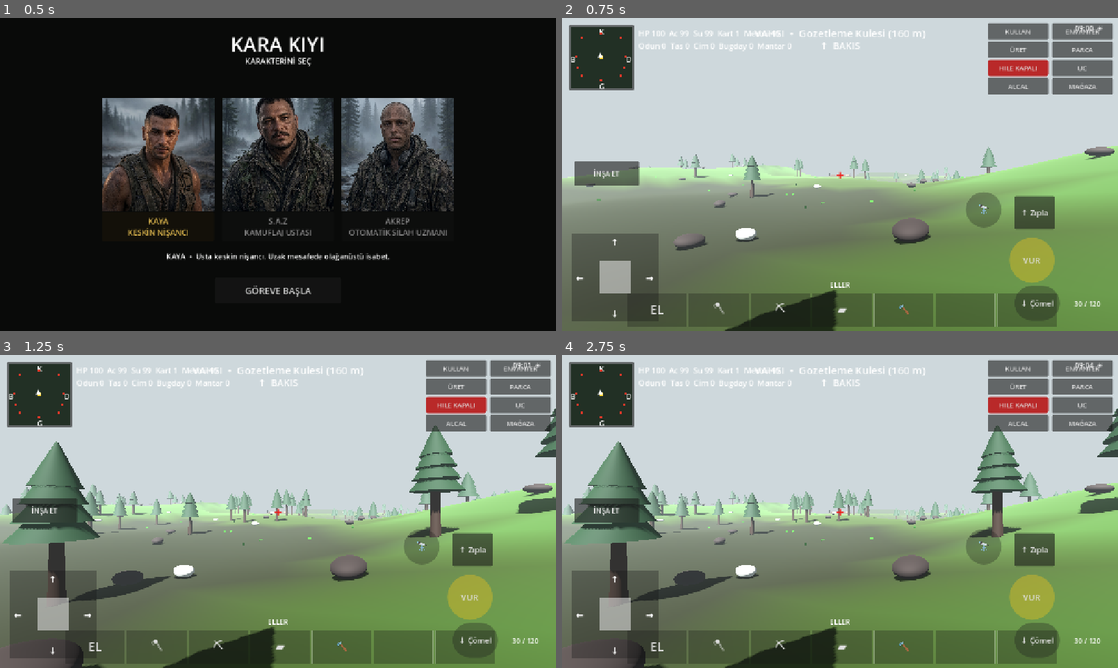
Above: before the commit, frames 1-4 (two rows, left to right).
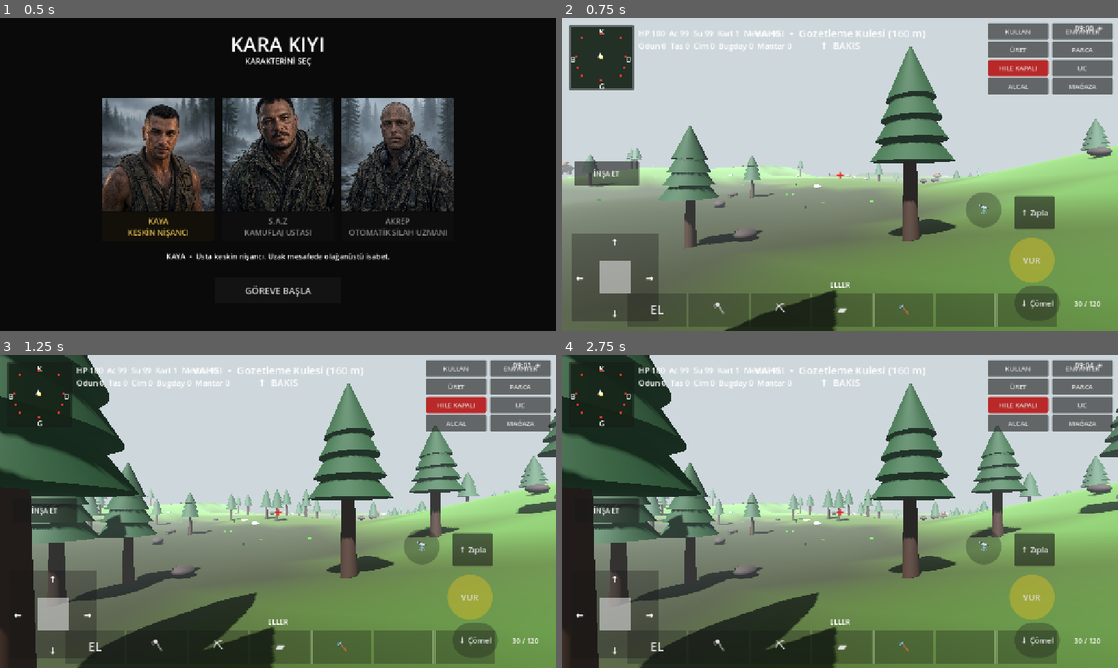
Above: after the commit, the same moments.

Repository: cantrsx-blip/GrayCardWars
Game: Godot game, scene res://scenes/Intro.tscn
Same seed, same stepped clock (60 frames per second), same inputs: the game is played once before the commit and once after it.
Inputs:
- Up to frame 1 (0.5 s): no input
- Up to frame 2 (0.75 s): click "GÖREVE BAŞLA" at 0.5 s
- Up to frame 3 (1.25 s): no input
- Up to frame 4 (2.75 s): click "ENVANTER" at 1.25 s; click "✕" at 2 s

Frame 1 is identical in both runs. In frame 2, 7.1% of the frame differs, in the area x 0-100%, y 9-75%; in frame 3, 20%; in frame 4, 20%, in the area x 0-100%, y 0-100%.

Commit message:
Add harmless meteor patrol bears

Diff:
--- a/scripts/main.gd
+++ b/scripts/main.gd
@@ -116,6 +116,8 @@
 var reserve_ammo := 120
 var cheat_label: Label
 var cheat_button: Button
+var bears: Array[Node3D] = []
+var meteor_nodes: Array[Node3D] = []
 var creative_panel: Control
 var cheat_mode := false
 var fx_root: Node3D
@@ -230,6 +232,8 @@
 	await get_tree().process_frame
 	_build_meteors_staged()
 	await get_tree().process_frame
+	_spawn_bears()
+	await get_tree().process_frame
 	_build_trees_staged()
 	await get_tree().process_frame
 	_build_hills_and_pits()
@@ -440,8 +444,122 @@
 			_make_meteor(meteor_body)
 			var mcs=CollisionShape3D.new(); var msh=SphereShape3D.new(); msh.radius=.68; mcs.shape=msh; mcs.position.y=.5; meteor_body.add_child(mcs)
 			meteor_body.set_meta("loot","meteor")
+			meteor_nodes.append(meteor_body)
 		if i > 0 and i % 16 == 0:
 			await get_tree().process_frame
+
+func _spawn_bears() -> void:
+	for i in 5:
+		var p=_rand_map_point(MAP_HALF-18)
+		var bear=CharacterBody3D.new()
+		bear.name="Bear_%d" % i
+		bear.position=Vector3(p.x,height_at(p.x,p.z)+2.0,p.z)
+		bear.set_meta("meteor_index",_nearest_meteor_index(bear.global_position))
+		bear.set_meta("meteor_direction",1)
+		add_child(bear)
+		_make_bear_visual(bear)
+		var cs=CollisionShape3D.new()
+		var shape=CapsuleShape3D.new()
+		shape.radius=1.25
+		shape.height=4.0
+		cs.shape=shape
+		bear.add_child(cs)
+		bears.append(bear)
+
+func _make_bear_visual(parent:Node3D) -> void:
+	var brown=_simple_mat(Color(.30,.16,.07))
+	var dark_brown=_simple_mat(Color(.20,.10,.04))
+	var body=MeshInstance3D.new()
+	var body_mesh=SphereMesh.new()
+	body_mesh.radius=1.55
+	body_mesh.height=3.0
+	body.mesh=body_mesh
+	body.scale=Vector3(1.15,.9,1.45)
+	body.position=Vector3(0,1.8,0)
+	body.material_override=brown
+	parent.add_child(body)
+	var head=MeshInstance3D.new()
+	var head_mesh=SphereMesh.new()
+	head_mesh.radius=.95
+	head_mesh.height=1.8
+	head.mesh=head_mesh
+	head.position=Vector3(0,2.65,-1.65)
+	head.material_override=brown
+	parent.add_child(head)
+	var snout=MeshInstance3D.new()
+	var snout_mesh=SphereMesh.new()
+	snout_mesh.radius=.48
+	snout_mesh.height=.72
+	snout.mesh=snout_mesh
+	snout.scale=Vector3(1.0,.7,1.1)
+	snout.position=Vector3(0,2.45,-2.42)
+	snout.material_override=dark_brown
+	parent.add_child(snout)
+	for x in [-.62,.62]:
+		var ear=MeshInstance3D.new()
+		var ear_mesh=SphereMesh.new()
+		ear_mesh.radius=.32
+		ear_mesh.height=.55
+		ear.mesh=ear_mesh
+		ear.position=Vector3(x,3.45,-1.72)
+		ear.material_override=brown
+		parent.add_child(ear)
+	for x in [-.92,.92]:
+		for z in [-.72,.82]:
+			var leg=MeshInstance3D.new()
+			var leg_mesh=CylinderMesh.new()
+			leg_mesh.top_radius=.34
+			leg_mesh.bottom_radius=.42
+			leg_mesh.height=1.65
+			leg.mesh=leg_mesh
+			leg.position=Vector3(x,.78,z)
+			leg.material_override=dark_brown
+			parent.add_child(leg)
+	parent.scale=Vector3(1.35,1.35,1.35)
+
+func _nearest_meteor_index(from_pos:Vector3) -> int:
+	var best_index=-1
+	var best_distance=INF
+	for i in meteor_nodes.size():
+		var meteor=meteor_nodes[i]
+		if not is_instance_valid(meteor): continue
+		var d=from_pos.distance_squared_to(meteor.global_position)
+		if d<best_distance:
+			best_distance=d
+			best_index=i
+	return best_index
+
+func _update_bears(delta:float) -> void:
+	if meteor_nodes.is_empty(): return
+	for bear in bears:
+		if not is_instance_valid(bear): continue
+		var index=int(bear.get_meta("meteor_index",-1))
+		var direction=int(bear.get_meta("meteor_direction",1))
+		if index<0 or index>=meteor_nodes.size() or not is_instance_valid(meteor_nodes[index]):
+			index=_nearest_meteor_index(bear.global_position)
+			if index<0: continue
+			bear.set_meta("meteor_index",index)
+		var target=meteor_nodes[index]
+		var flat_target=Vector3(target.global_position.x,bear.global_position.y,target.global_position.z)
+		var distance=bear.global_position.distance_to(flat_target)
+		if distance<2.8:
+			var next_index=index+direction
+			if next_index>=meteor_nodes.size():
+				direction=-1
+				next_index=maxi(0,index-1)
+			elif next_index<0:
+				direction=1
+				next_index=mini(meteor_nodes.size()-1,index+1)
+			bear.set_meta("meteor_direction",direction)
+			bear.set_meta("meteor_index",next_index)
+			continue
+		var dir=(flat_target-bear.global_position).normalized()
+		bear.velocity.x=dir.x*2.1
+		bear.velocity.z=dir.z*2.1
+		bear.velocity.y=0.0
+		bear.look_at(Vector3(flat_target.x,bear.global_position.y,flat_target.z),Vector3.UP)
+		bear.move_and_slide()
+		bear.position.y=height_at(bear.position.x,bear.position.z)+2.0
 
 func _build_trees_staged() -> void:
 	for i in (80 if OS.has_feature("mobile") else 330):
@@ -838,6 +956,7 @@
 	in_dry = _near_poi(player.position.x, player.position.z)
 	var flat = Vector2(player.position.x, player.position.z)
 	_update_combat(delta)
+	_update_bears(delta)
 	_update_resource_respawns(delta)
 	_update_build_preview()
 	_update_map_dot()
